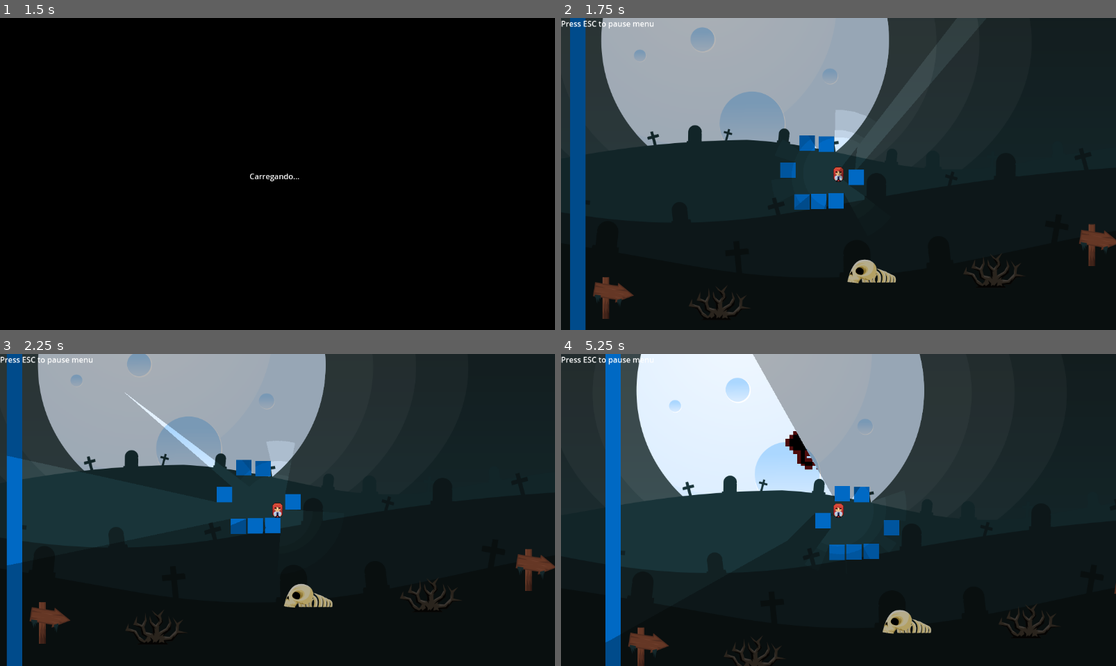
Above: before the commit, frames 1-4 (two rows, left to right).
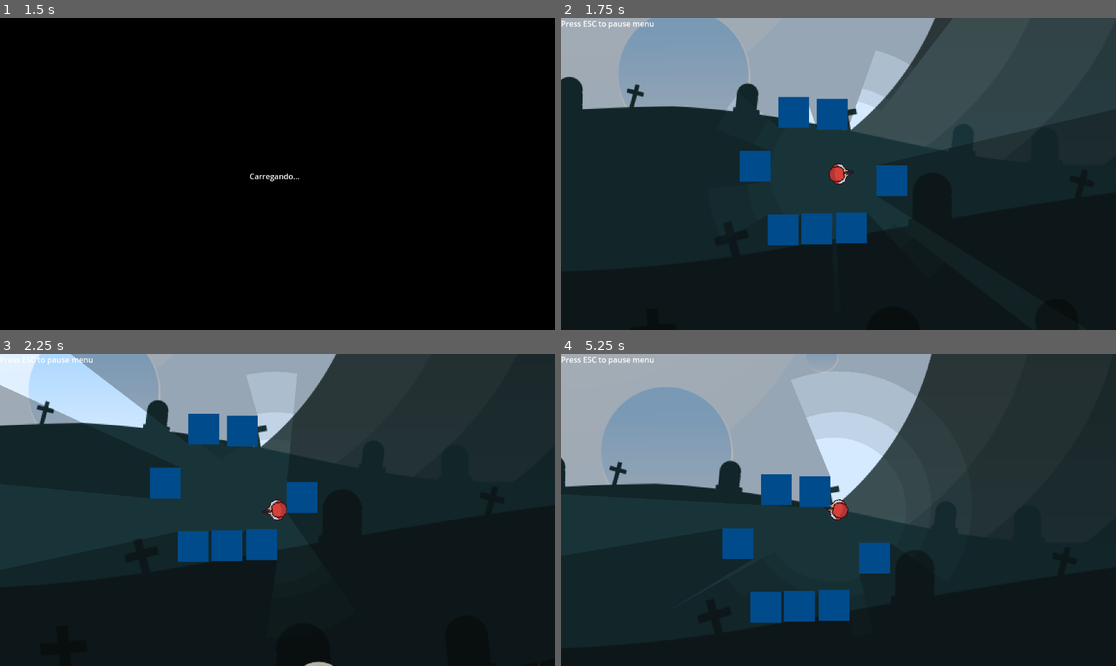
Above: after the commit, the same moments.

Repository: gsmereka/42-Game-Jam
Game: Godot game, scene res://Scenes/UI/Menu/menu.tscn
The game is run twice, just before and just after one commit, with the same random seed, the same clock (stepped at 60 frames per second) and the same inputs.
Inputs (mouse positions are in pixels of both pictures, inside the frame that each line leads up to):
- Up to frame 1 (1.5 s): click "Iniciar" at 0.5 s; tap Enter at 1.25 s; move the mouse to (399, 158) at 1.27 s; hold Right (ui_right) from 1.28 s (still down)
- Up to frame 2 (1.75 s): keep holding Right (ui_right)
- Up to frame 3 (2.25 s): move the mouse to (166, 525) at 2.02 s; release Right (ui_right) at 2.03 s; hold Down (ui_down) from 2.03 s (still down)
- Up to frame 4 (5.25 s): tap Space at 2.75 s; move the mouse to (894, 441) at 2.77 s; release Down (ui_down) at 2.78 s; hold Right (ui_right) 2.78-3.53 s; move the mouse to (810, 572) at 3.52 s; hold Up (ui_up) 3.53-4.28 s; move the mouse to (1005, 556) at 4.27 s; hold Left (ui_left) from 4.28 s (still down); move the mouse to (672, 463) at 5.02 s

Frame 1 is identical in both runs. In frame 2, 35% of the frame differs, in the area x 0-100%, y 0-100%; in frame 3, 23%; in frame 4, 37%.

Commit message:
update player sprite and fov

Diff:
--- a/Scenes/Game/Placeholder/Placeholder.tscn
+++ b/Scenes/Game/Placeholder/Placeholder.tscn
@@ -17,6 +17,7 @@
 
 [node name="Placeholder" type="Node2D"]
 material = SubResource("CanvasItemMaterial_5gvfw")
+scale = Vector2(2, 2)
 
 [node name="Node2D" type="Node2D" parent="."]
 script = ExtResource("1_dnif1")
--- a/Scenes/Game/characters/Player/player.tscn
+++ b/Scenes/Game/characters/Player/player.tscn
@@ -1,51 +1,14 @@
-[gd_scene load_steps=14 format=3 uid="uid://bffcrsi3nfqqb"]
+[gd_scene load_steps=11 format=3 uid="uid://bffcrsi3nfqqb"]
 
 [ext_resource type="Script" uid="uid://bpgw1tdp35qy7" path="res://Scenes/Game/characters/Player/player.gd" id="1_hpoch"]
-[ext_resource type="Texture2D" uid="uid://do6w3tkcs1qs3" path="res://Assets/player/prota-idle.png" id="2_42rbx"]
 [ext_resource type="PackedScene" uid="uid://c1diffaf2650k" path="res://Scenes/StateMachine/state_manager.tscn" id="3_42rbx"]
 [ext_resource type="Script" uid="uid://cr2u3xjfuoink" path="res://Scenes/Game/characters/state_move.gd" id="4_awq5b"]
 [ext_resource type="Texture2D" uid="uid://d20b5ximn260m" path="res://Assets/Utils/cw.png" id="5_42rbx"]
+[ext_resource type="Texture2D" uid="uid://lw0uoa0jwwwu" path="res://Assets/player/Sprite-0002.png" id="6_42rbx"]
 [ext_resource type="Texture2D" uid="uid://c8h1c6jc3gp4x" path="res://Assets/Utils/light.png" id="6_awq5b"]
 
-[sub_resource type="RectangleShape2D" id="RectangleShape2D_kkasu"]
-size = Vector2(32, 32)
-
-[sub_resource type="Animation" id="Animation_42rbx"]
-resource_name = "Player_Idle"
-loop_mode = 2
-tracks/0/type = "value"
-tracks/0/imported = false
-tracks/0/enabled = true
-tracks/0/path = NodePath("Sprite2D:frame")
-tracks/0/interp = 1
-tracks/0/loop_wrap = true
-tracks/0/keys = {
-"times": PackedFloat32Array(0, 1),
-"transitions": PackedFloat32Array(1, 1),
-"update": 1,
-"values": [0, 1]
-}
-
-[sub_resource type="Animation" id="Animation_awq5b"]
-length = 0.001
-tracks/0/type = "value"
-tracks/0/imported = false
-tracks/0/enabled = true
-tracks/0/path = NodePath("Sprite2D:frame")
-tracks/0/interp = 1
-tracks/0/loop_wrap = true
-tracks/0/keys = {
-"times": PackedFloat32Array(0),
-"transitions": PackedFloat32Array(1),
-"update": 1,
-"values": [0]
-}
-
-[sub_resource type="AnimationLibrary" id="AnimationLibrary_e3wm0"]
-_data = {
-&"Player_Idle": SubResource("Animation_42rbx"),
-&"RESET": SubResource("Animation_awq5b")
-}
+[sub_resource type="CircleShape2D" id="CircleShape2D_42rbx"]
+radius = 9.0
 
 [sub_resource type="OccluderPolygon2D" id="OccluderPolygon2D_ipuyi"]
 closed = false
@@ -63,33 +26,29 @@
 script = ExtResource("1_hpoch")
 
 [node name="CollisionShape2D" type="CollisionShape2D" parent="."]
-shape = SubResource("RectangleShape2D_kkasu")
+shape = SubResource("CircleShape2D_42rbx")
 
-[node name="AnimationPlayer" type="AnimationPlayer" parent="."]
-libraries = {
-&"": SubResource("AnimationLibrary_e3wm0")
-}
-autoplay = "Player_Idle"
-
-[node name="Sprite2D" type="Sprite2D" parent="."]
-texture = ExtResource("2_42rbx")
-hframes = 2
+[node name="Sprite-0002" type="Sprite2D" parent="CollisionShape2D"]
+show_behind_parent = true
+position = Vector2(3, 0)
+rotation = 1.5708
+texture = ExtResource("6_42rbx")
 
 [node name="StateManager" parent="." node_paths=PackedStringArray("initial_state") instance=ExtResource("3_42rbx")]
 initial_state = NodePath("StateMove")
 
-[node name="StateMove" type="Node2D" parent="StateManager" node_paths=PackedStringArray("player", "fov", "animation")]
+[node name="StateMove" type="Node2D" parent="StateManager" node_paths=PackedStringArray("player", "fov")]
 script = ExtResource("4_awq5b")
 player = NodePath("../..")
 fov = NodePath("../../FOV")
-animation = NodePath("../../AnimationPlayer")
 
 [node name="Camera2D" type="Camera2D" parent="."]
 
 [node name="FOV" type="Node2D" parent="."]
+position = Vector2(-2, 0)
 
 [node name="small_l" type="PointLight2D" parent="FOV"]
-position = Vector2(-10, 0)
+position = Vector2(-5, 0)
 blend_mode = 2
 range_item_cull_mask = 8
 shadow_enabled = true
@@ -99,7 +58,7 @@
 texture_scale = 0.15
 
 [node name="small_l2" type="PointLight2D" parent="FOV"]
-position = Vector2(-10, 0)
+position = Vector2(-5, 0)
 blend_mode = 2
 range_item_cull_mask = 8
 shadow_enabled = true
@@ -111,7 +70,7 @@
 [node name="big_l" type="PointLight2D" parent="FOV"]
 light_mask = 3
 visibility_layer = 3
-position = Vector2(34, 0)
+position = Vector2(5, 0)
 blend_mode = 2
 range_item_cull_mask = 8
 shadow_enabled = true
--- a/Scenes/Game/characters/state_move.gd
+++ b/Scenes/Game/characters/state_move.gd
@@ -2,15 +2,12 @@
 
 @export var player : Player
 @export var fov : Node2D
-@export var animation : AnimationPlayer
 
 func Physics_Update(delta):
 		move(delta)
-		fov.look_at(get_global_mouse_position())
+		player.look_at(get_global_mouse_position())
 
 func manageSprites(vector: Vector2) -> void:
-	if !animation.is_playing():
-		animation.play("Player_Idle")
 	pass
 
 func move(delta: float) -> void:
--- a/Scenes/Game/objects/wall.tscn
+++ b/Scenes/Game/objects/wall.tscn
@@ -6,7 +6,6 @@
 size = Vector2(32, 32)
 
 [sub_resource type="OccluderPolygon2D" id="OccluderPolygon2D_43s47"]
-cull_mode = 1
 polygon = PackedVector2Array(16, 16, 16, -16, -16, -16, -16, 16)
 
 [node name="Wall" type="Node2D"]
@@ -20,6 +19,7 @@
 texture = ExtResource("1_43s47")
 
 [node name="LightOccluder2D" type="LightOccluder2D" parent="CharacterBody2D"]
-self_modulate = Color(1, 1, 1, 0)
+light_mask = 0
+visibility_layer = 0
 occluder = SubResource("OccluderPolygon2D_43s47")
 occluder_light_mask = 9
Binary file added: Assets/player/Sprite-0002.png
Not shown, added: Assets/player/Sprite-0002.png.import
